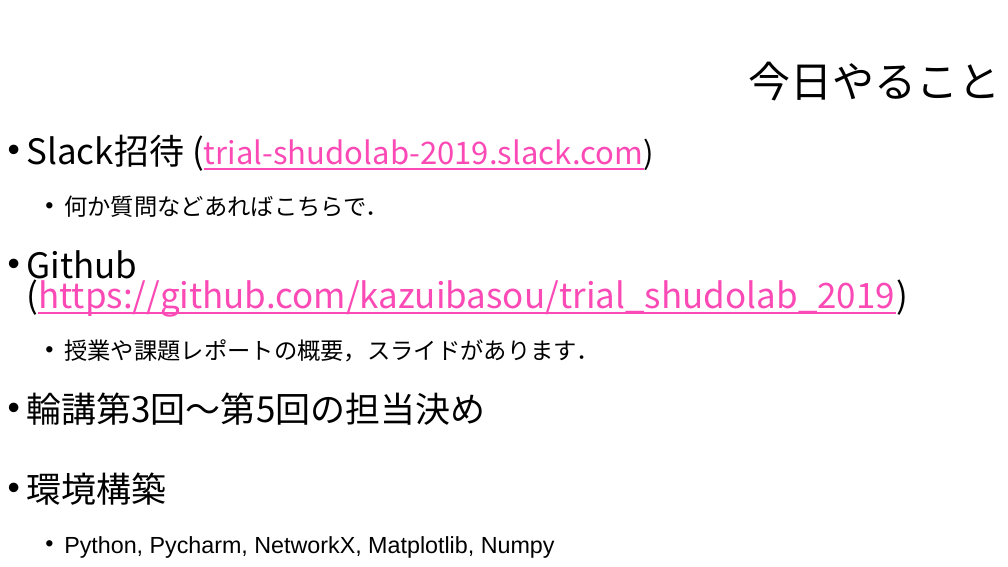
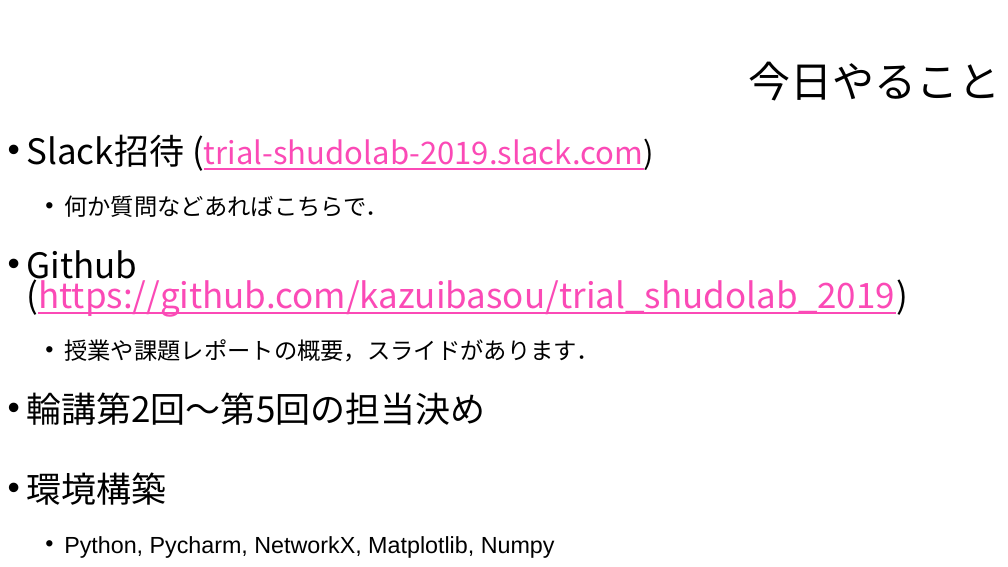
Before and after one commit to hiragaatsuya/trial_shudolab_2019, a slide deck: slide 12 of 第1回スライド.pptx. Drawn at 1008x567 pixels with LibreOffice and Linux fonts; fonts in the diff are those of the drawing; background and template pictures are left out. Boxes give left, top, right and bottom in pixels: in the first picture for what was removed or moved away, otherwise in the second. Text is boxed around its words. In the diff, an @@ line names an element or a change of style, - is before the commit and + after.

```diff
--- a/第1回スライド.pptx
+++ b/第1回スライド.pptx
@@ text at (x1=26, y1=392, x2=485, y2=425): text changed @@
-• 輪講第3回〜第5回の担当決め
+• 輪講第2回〜第5回の担当決め
```
Also in this commit, not shown: 3 other slides changed, 1 other file.
